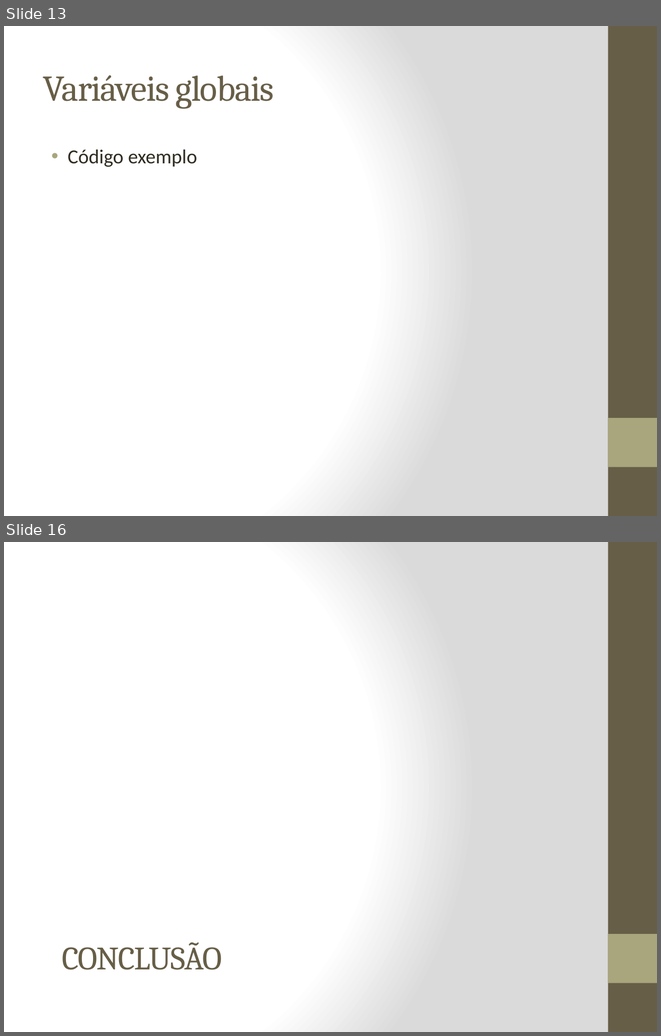
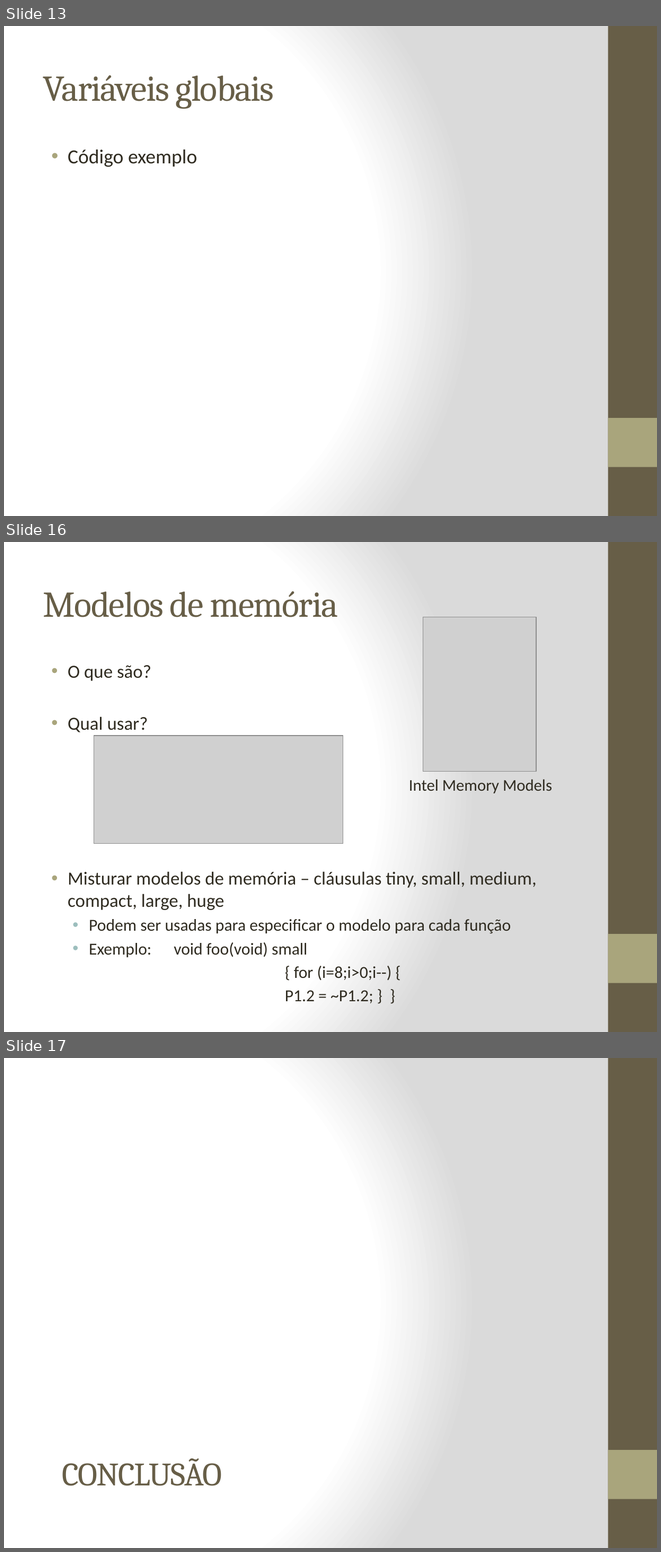
Before and after one commit to badershs/mips-assembler-unb, a slide deck: seminario/Interface entre C e Assemby 8085.pptx. Shown one above the other, each under a label of ours: slides 13 and 16 before the commit, slides 13, 16 and 17 after it; the slides between them are not shown. The pictures are 661x1036 and 661x1552 pixels, drawn with LibreOffice and Linux fonts; fonts in the diff are those of the drawing; grey boxes stand for pictures. Boxes give left, top, right and bottom in pixels: in the first picture for what was removed or moved away, otherwise in the second. Text is boxed around its words. In the diff, an @@ line names an element or a change of style, - is before the commit and + after.

Commit message:
Minha parte foi incluída na apresentação: - Inline Assembly: OK - Modelos de memória: Quase OK hehe talvez eu ainda altere algo ou acrescente, o que acham? Falow!

```diff
--- a/seminario/Interface entre C e Assemby 8085.pptx
+++ b/seminario/Interface entre C e Assemby 8085.pptx
@@ slide 16 added at (x1=4, y1=542, x2=657, y2=1032), background gradient #FFFFFF to #DADADA; not listed: 2 template elements that a slide beside it also shows @@
@@ title added at (x1=43, y1=591, x2=338, y2=617), 40 pt, text #675E47 @@
+Modelos de memória
@@ picture added at (x1=423, y1=617, x2=536, y2=771) @@
@@ text added at (x1=68, y1=665, x2=536, y2=1003), 18.5 pt, text #2F2B20 @@
+• O que são?
+• Qual usar?
+• Misturar modelos de memória – cláusulas tiny, small, medium, compact, large, huge
+  • Podem ser usadas para especificar o modelo para cada função
+  • Exemplo: void foo(void) small
+  { for (i=8;i>0;i--) {
+  P1.2 = ~P1.2; } }
@@ picture added at (x1=94, y1=735, x2=344, y2=843) @@
@@ text added at (x1=409, y1=779, x2=552, y2=793), 18 pt, text #2F2B20 @@
+Intel Memory Models
@@ what was slide 16 is now slide 17 @@
```
Also in this commit, not shown: 1 slide changed, 1 other slide added, 1 slide removed.
